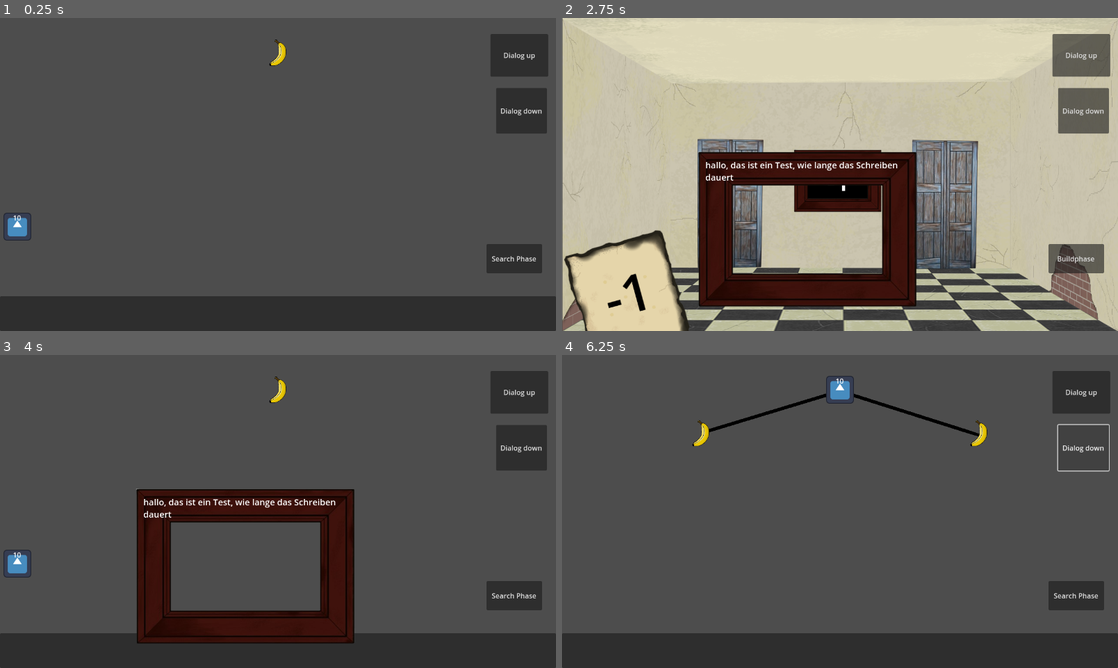
Above: before the commit, frames 1-4 (two rows, left to right).
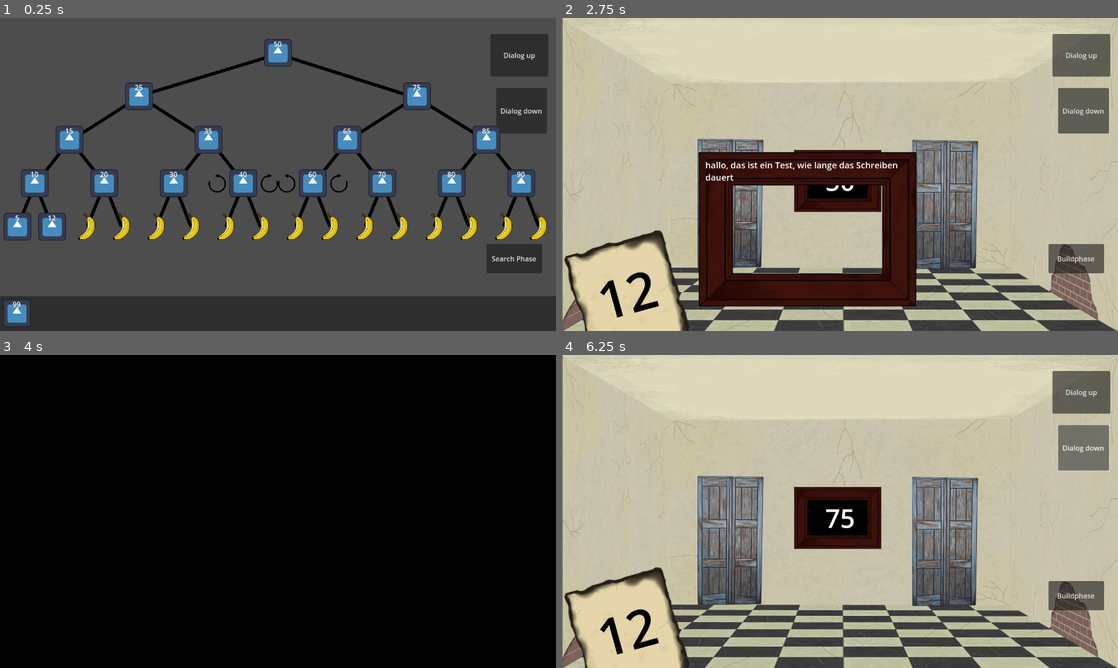
Above: after the commit, the same moments.

Repository: Combativ/AlgoDitTutorial
Game: Godot game, scene res://scenes/main.tscn
Same seed, same stepped clock (60 frames per second), same inputs: the game is played once before the commit and once after it. The engine's default icon, where the game draws it, is replaced by a stand-in: a white triangle on a blue panel in a dark square.
Inputs (mouse positions are in pixels of both pictures, inside the frame that each line leads up to):
- Up to frame 1 (0.25 s): no input
- Up to frame 2 (2.75 s): click "Dialog up" at 0.5 s; click "Search Phase" at 1.25 s; click (840, 180) at 2 s
- Up to frame 3 (4 s): move the mouse to (400, 495) at 2.77 s; click (400, 495) at 2.92 s; click "Buildphase" at 3.5 s
- Up to frame 4 (6.25 s): drag from (728, 527) to (840, 389) at 4.27 s; click (578, 564) at 5.02 s; click "Dialog down" at 5.75 s

The runs differ from the first frame. In frame 1, 8.7% of the frame differs, in the area x 0-99%, y 6-99%; in frame 2, 0.5%; in frame 3, 99%, in the area x 0-100%, y 0-100%; in frame 4, 90%.

Commit message:
1st Audioplayer
Dialogsystem und Türen haben Audioplayer bekommen

Diff:
--- a/scenes/build_phase/build_phase.tscn
+++ b/scenes/build_phase/build_phase.tscn
@@ -1,7 +1,7 @@
 [gd_scene load_steps=3 format=3 uid="uid://c03bn4ttox6bm"]
 
 [ext_resource type="Script" path="res://scenes/build_phase/scripts/build_phase.gd" id="1_u1egv"]
-[ext_resource type="PackedScene" uid="uid://daffh3mvhklra" path="res://scenes/build_phase/levels/level_03.tscn" id="2_4tiu8"]
+[ext_resource type="PackedScene" uid="uid://c57guka732x6i" path="res://scenes/build_phase/levels/level_01.tscn" id="2_tth3f"]
 
 [node name="BuildPhase" type="Node2D"]
 script = ExtResource("1_u1egv")
@@ -30,6 +30,6 @@
 offset_bottom = 760.0
 mouse_default_cursor_shape = 16
 
-[node name="Level03" parent="." instance=ExtResource("2_4tiu8")]
+[node name="Level1" parent="." instance=ExtResource("2_tth3f")]
 
 [connection signal="pressed" from="DoneButton" to="." method="_on_done_button_pressed"]
--- /dev/null
+++ b/scenes/dialog_system/audio_player.gd
@@ -0,0 +1,63 @@
+extends AudioStreamPlayer
+class_name AudioPlayer
+
+signal playing_started
+signal playing_paused
+signal playing_continued
+
+@export var muted: bool = false
+var volume: float
+
+####################################################################################################
+# Called when the node enters the scene tree for the first time.
+func _ready() -> void:
+	volume = volume_db
+	pass # Replace with function body.
+
+
+# Called every frame. 'delta' is the elapsed time since the previous frame.
+func _process(delta: float) -> void:
+	if(muted and volume_db != -80):
+		self.volume_db = -80
+	elif(!muted and volume_db != volume):
+		self.volume_db = volume
+	pass
+
+#methods
+####################################################################################################
+
+##starts playing the transferred sound file
+##emits signal: playing_started
+func start_playing(path: String) -> void:
+	self.stream = load(path)
+	self.play()
+	playing_started.emit()
+
+##pauses the playing sound
+##emits signal: playing_paused
+func pause_playing() -> void:
+	self.stream_paused = true
+	self.playing_paused.emit()
+
+
+##continues playing the sound
+##emits signal: playing_continued
+func continue_playing() -> void:
+	self.stream_paused = false
+	self.playing_continued.emit()
+
+##dinishes playing
+##emits signal: finished
+func skip():
+	self.finished.emit()
+
+##mutes the soundtrack (volume_db is set to -80 dB)
+func mute() -> void:
+	volume = volume_db
+	volume_db = -80
+	self.muted = true
+
+##unmutes the soundtrack (volume_db is set to value of volume)
+func unmute() -> void:
+	volume_db = volume
+	self.muted = false
--- a/scenes/dialog_system/scenes/dialog_system.tscn
+++ b/scenes/dialog_system/scenes/dialog_system.tscn
@@ -1,8 +1,9 @@
-[gd_scene load_steps=7 format=3 uid="uid://bsehu8h5432ef"]
+[gd_scene load_steps=8 format=3 uid="uid://bsehu8h5432ef"]
 
 [ext_resource type="Script" path="res://scenes/dialog_system/scripts/database.gd" id="1_23t7t"]
 [ext_resource type="Script" path="res://scenes/dialog_system/scripts/dialog_system.gd" id="1_wxxts"]
 [ext_resource type="Texture2D" uid="uid://dbdiswrgslihs" path="res://scenes/search_phase/art/Picture_v01.png" id="3_fe838"]
+[ext_resource type="Script" path="res://scenes/dialog_system/audio_player.gd" id="3_nxrd8"]
 [ext_resource type="Script" path="res://scenes/dialog_system/scripts/text_box.gd" id="3_qjwsw"]
 [ext_resource type="Script" path="res://scenes/dialog_system/scripts/button.gd" id="5_840j7"]
 [ext_resource type="Script" path="res://scenes/dialog_system/scripts/button_2.gd" id="6_qpihx"]
@@ -13,6 +14,9 @@
 
 [node name="Database" type="Node" parent="."]
 script = ExtResource("1_23t7t")
+
+[node name="AudioStreamPlayer" type="AudioStreamPlayer" parent="."]
+script = ExtResource("3_nxrd8")
 
 [node name="Text_box" type="CharacterBody2D" parent="."]
 script = ExtResource("3_qjwsw")
--- a/scenes/dialog_system/scripts/button.gd
+++ b/scenes/dialog_system/scripts/button.gd
@@ -5,4 +5,9 @@
 func _ready() -> void:
 	self.pressed.connect($"..".slide_up)
 	self.pressed.connect($"..".test)
+	self.pressed.connect(tuple)
 	pass # Replace with function body.
+
+func tuple():
+	print($"..".get_database().test_tuple.get_text())
+	print($"..".get_database().test_tuple.get_sound_path())
--- a/scenes/dialog_system/scripts/database.gd
+++ b/scenes/dialog_system/scripts/database.gd
@@ -1,3 +1,5 @@
 extends Node
 
 var text_test: String = "Test for Database"
+
+var test_tuple: Tuple = Tuple.new("hallo, das ist ein test", "später mav Datei")
--- /dev/null
+++ b/scenes/dialog_system/scripts/tuple.gd
@@ -0,0 +1,35 @@
+extends Node
+class_name  Tuple
+
+var text: String
+var sound_path: String
+
+####################################################################################################
+##initialize tuple that stores the transferred values
+func _init(text: String, sound_path: String) -> void:
+	self.text = text
+	self.sound_path = sound_path
+
+# Called when the node enters the scene tree for the first time.
+func _ready() -> void:
+	pass # Replace with function body.
+
+
+# Called every frame. 'delta' is the elapsed time since the previous frame.
+func _process(delta: float) -> void:
+	pass
+
+
+#getter & setter
+####################################################################################################
+##returns the stored text of the tuple
+func get_text() -> String:
+	return self.text
+
+##returns the sound path, stored in this tuple
+func get_sound_path() -> String:
+	return self.sound_path
+
+##sets the stored text of this tuple to the transferred value
+func set_text(new_text: String) -> void:
+	self.text = new_text
--- a/scenes/search_phase/scenes/door.tscn
+++ b/scenes/search_phase/scenes/door.tscn
@@ -17,4 +17,7 @@
 position = Vector2(58, -231)
 scale = Vector2(0.5, 0.5)
 
+[node name="AudioStreamPlayer2D" type="AudioStreamPlayer2D" parent="."]
+position = Vector2(191, 375)
+
 [connection signal="pressed" from="Hitbox & Image" to="." method="move_trough_door"]
--- a/scenes/search_phase/scripts/door.gd
+++ b/scenes/search_phase/scripts/door.gd
@@ -7,6 +7,11 @@
 @onready var door_number: Label = $"DoorNumber/PictureNumber"
 ##stores a reference to the TextureButton used for the door´s hitbox and texture
 @onready var door_hitbox: TextureButton = $"Hitbox & Image"
+##stores a reference to this door's AudioStreamPlayer2D
+@onready var audioplayer: AudioStreamPlayer2D = $AudioStreamPlayer2D
+##sound that is played when moving through the door
+@export var sound: AudioStream
+@export var muted: bool
 
 
 ####################################################################################################
@@ -21,6 +26,14 @@
 	set_img_hover($"../../Controller".DOOR_IMG_HOVER)
 	set_img_doorplate($"../../Controller".DOOR_IMG_DOORPLATE)
 	$"DoorNumber/Hitbox & Image".disabled = true
+	self.audioplayer.stream = self.sound
+	self.get_door_hitbox().pressed.connect(self.audioplayer.play)
+
+func _process(delta: float) -> void:
+	if(muted and self.get_door_hitbox().pressed.is_connected(self.audioplayer.play)):
+		self.get_door_hitbox().pressed.disconnect(self.audioplayer.play)
+	elif(!muted and !self.get_door_hitbox().pressed.is_connected(self.audioplayer.play)):
+		self.get_door_hitbox().pressed.connect(self.audioplayer.play)
 
 #getter and setter
 ####################################################################################################
@@ -40,6 +53,10 @@
 ##returns the hitbox of the door
 func get_door_hitbox() -> TextureButton:
 	return self.door_hitbox
+
+##returns this door's AudioStreamPlayer2D
+func get_audio_player() -> AudioStreamPlayer2D:
+	return self.audioplayer
 
 ##sets the door number to the new integer
 func set_number(number: int):
@@ -65,6 +82,10 @@
 func set_img_doorplate(img: Texture2D) -> void:
 	$"DoorNumber/Hitbox & Image".set_texture_normal(img)
 
+##sets this door's audio player to the transferred one
+func set_audio_player(new_player: AudioStreamPlayer2D) -> void:
+	self.audioplayer = new_player
+
 #methods
 ####################################################################################################
 
@@ -84,9 +105,17 @@
 ##blocks every button of this object
 ## disabled = true
 func lock() -> void:
-	$"Hitbox & Image".disabled = true
+	self.get_door_hitbox().disabled = true
 
 ##releases the buttons (buttons can be used again)
 ## disabled = false
 func release() -> void:
-	$"Hitbox & Image".disabled = false
+	self.get_door_hitbox().disabled = false
+
+##mutes the door's sound
+func mute() -> void:
+	self.muted = true
+
+##unmutes the door's sound
+func unmute() -> void:
+	self.muted = false
--- a/scenes/search_phase/scripts/room.gd
+++ b/scenes/search_phase/scripts/room.gd
@@ -9,6 +9,7 @@
 # Called when the node enters the scene tree for the first time.
 func _ready() -> void:
 	$RoomIMG.set_texture($"../Controller".ROOM_IMG)
+	SignalBus.picture_wrong_room.connect(self.return_to_spawn_room)
 	pass
 
 ##initializes the first room with Global.tree_root as room_node (first node to enter)
@@ -53,3 +54,6 @@
 	$DoorLeft.release()
 	$DoorRight.release()
 	$Picture.release()
+
+func return_to_spawn_room() -> void:
+	self.move_to_room(Global.tree_root)
